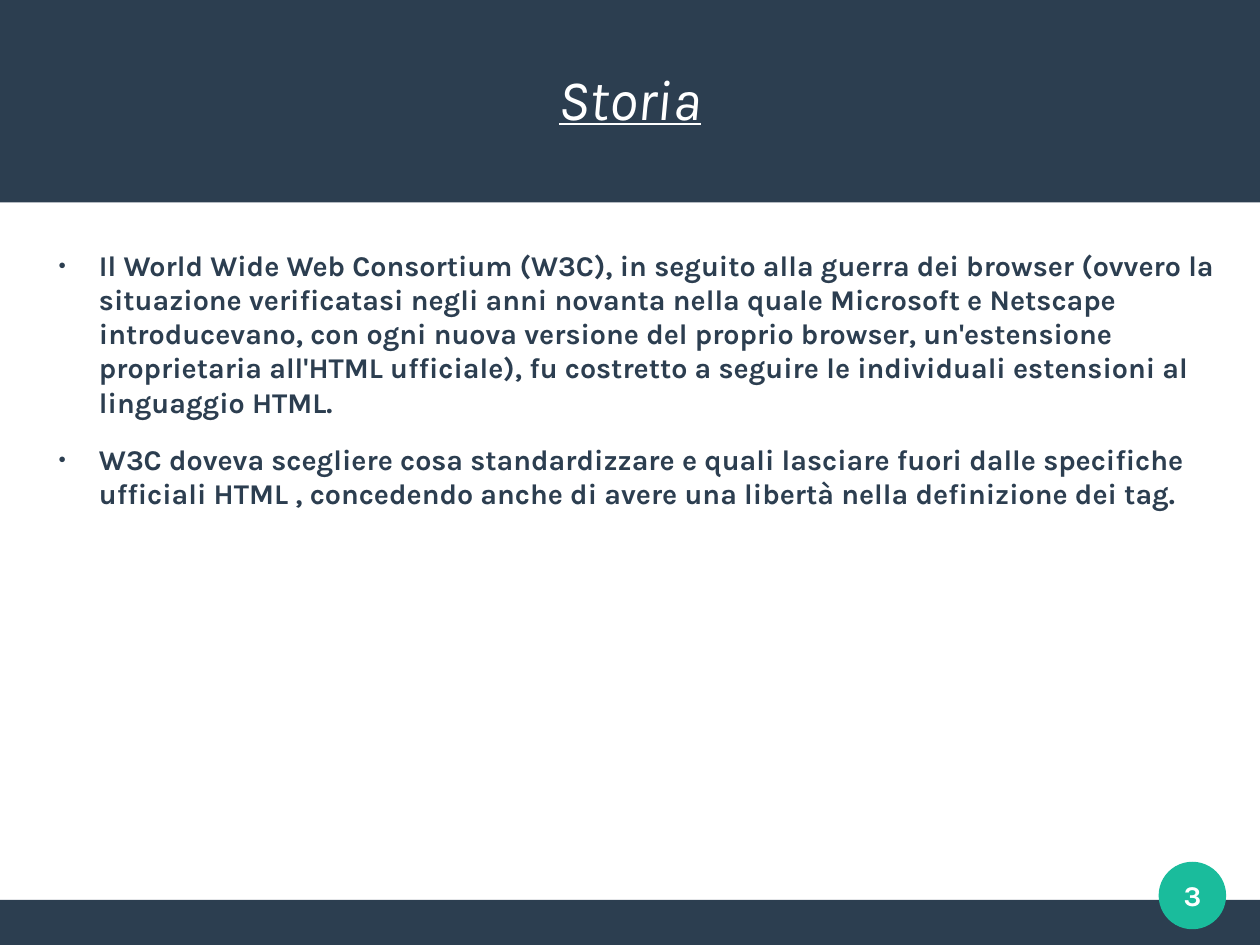
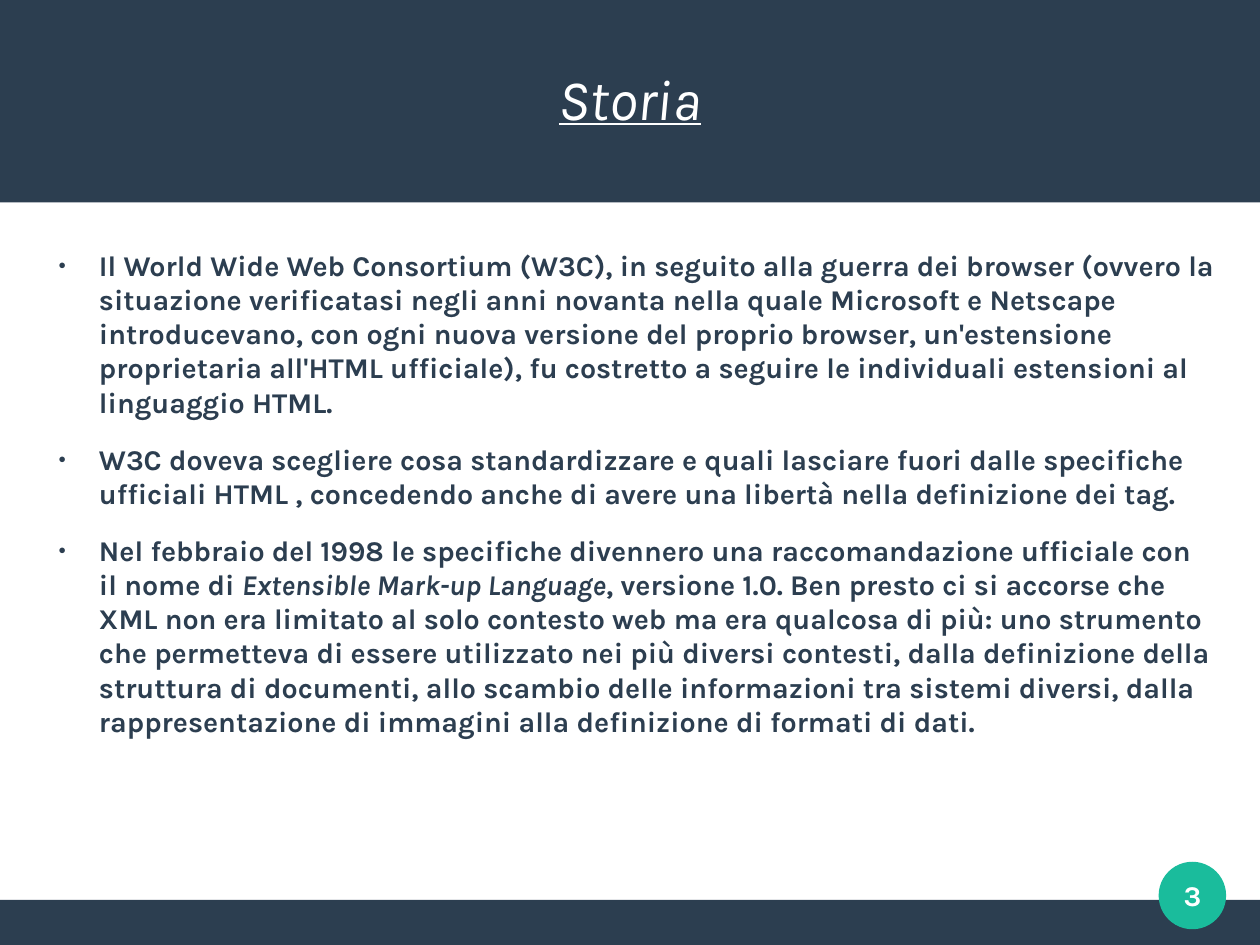
Before and after one commit to AlessandroVianello/school, a slide deck: slide 3 of XML presentazione.odp. Drawn at 1260x945 pixels with LibreOffice and Linux fonts; fonts in the diff are those of the drawing. Boxes give left, top, right and bottom in pixels: in the first picture for what was removed or moved away, otherwise in the second. Text is boxed around its words. In the diff, an @@ line names an element or a change of style, - is before the commit and + after.

```diff
--- a/XML presentazione.odp
+++ b/XML presentazione.odp
@@ text at (99,540,1210,739): paragraph added @@
+● Nel febbraio del 1998 le specifiche divennero una raccomandazione ufficiale con il nome di Extensible Mark-up Language, versione 1.0. Ben presto ci si accorse che XML non era limitato al solo contesto web ma era qualcosa di più: uno strumento che permetteva di essere utilizzato nei più diversi contesti, dalla definizione della struttura di documenti, allo scambio delle informazioni tra sistemi diversi, dalla rappresentazione di immagini alla definizione di formati di dati.
```
Also in this commit, not shown: 1 other slide changed, 6 slides added.
